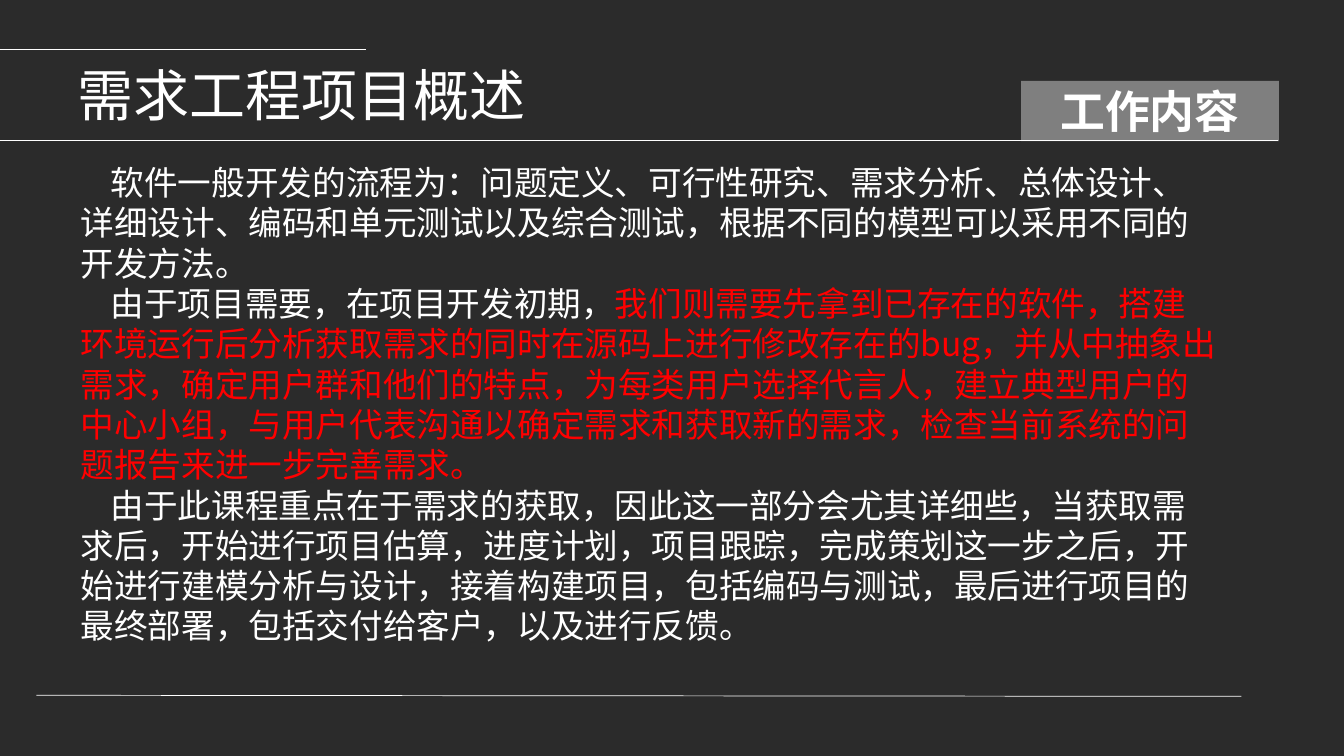
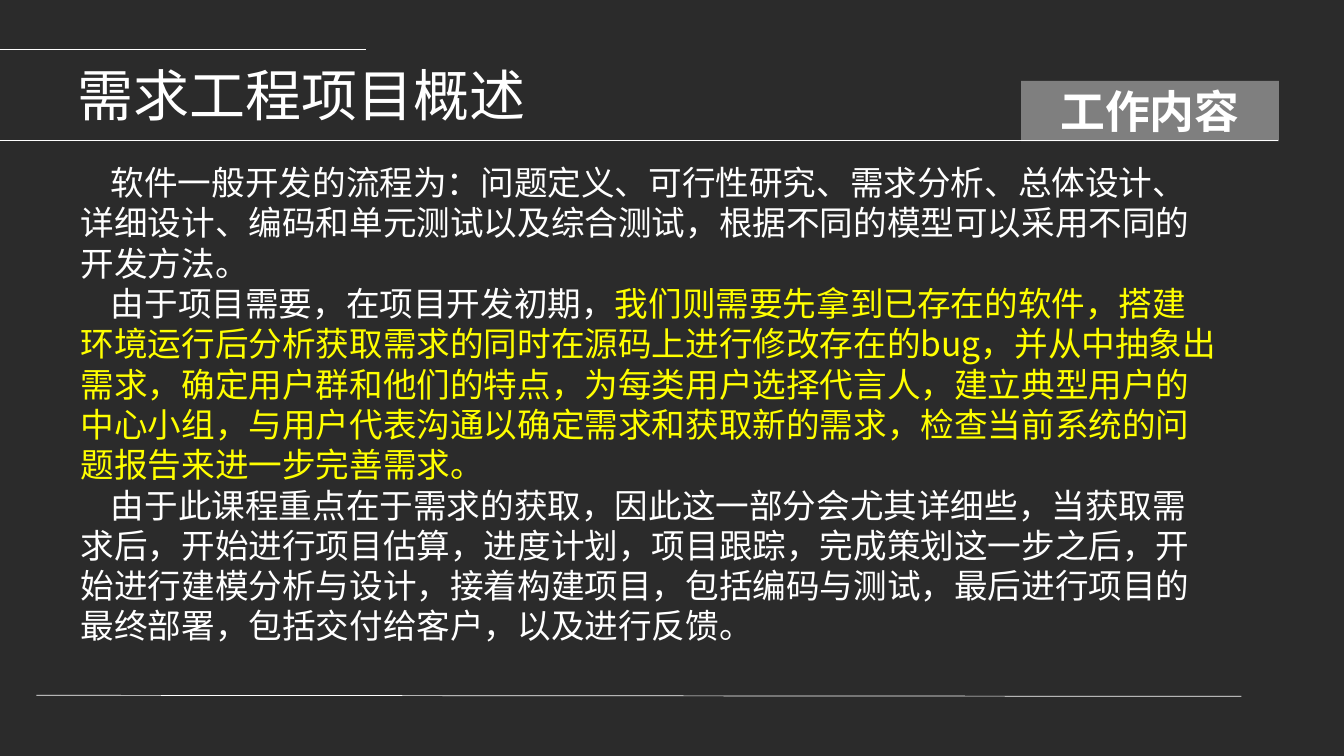
Before and after one commit to PRD-2018-G04/PRD-2018-G04, a slide deck: slide 8 of G04项目组/受控文档/项目计划/PRD2018-G04-需求工程项目计划PPT.pptx. Drawn at 1344x756 pixels with LibreOffice and Linux fonts; fonts in the diff are those of the drawing; background and template pictures are left out; a plain dark background stands for a picture behind light text. Boxes give left, top, right and bottom in pixels: in the first picture for what was removed or moved away, otherwise in the second. Text is boxed around its words. In the diff, an @@ line names an element or a change of style, - is before the commit and + after.

```diff
--- a/G04项目组/受控文档/项目计划/PRD2018-G04-需求工程项目计划PPT.pptx
+++ b/G04项目组/受控文档/项目计划/PRD2018-G04-需求工程项目计划PPT.pptx
@@ text at bbox=[81, 287, 1216, 480]: text colour #FF0000 to #FFFF00 in "由于项目需要，在项目开发初期，我们则需要先拿到已存在的软件，搭建环境运行后分析获取需求的同时在源码上进行修改存在的bug ..." @@
```
Also in this commit, not shown: 7 other slides changed, 8 slides added, 1 slide removed, 23 other files.
